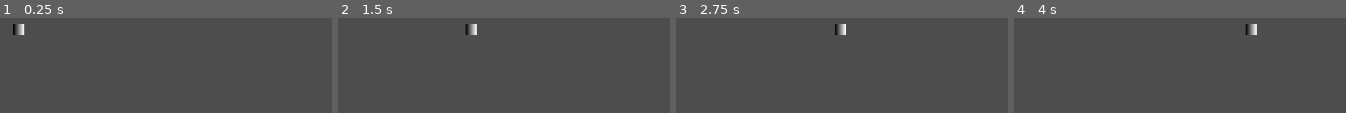
Above: before the commit, frames 1-4 (left to right).
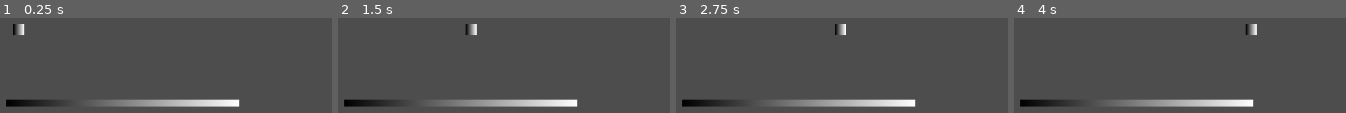
Above: after the commit, the same moments.

Repository: ajogerio/monkey-game
Game: Godot game, scene res://Scenes/player_scene.tscn
Two runs of this game, one before a commit and one after it. Both use one fixed random seed, a clock stepped at 60 frames per second and the inputs below. The project has no main scene, so this scene is started directly.
Inputs:
- Up to frame 1 (0.25 s): no input
- Up to frame 2 (1.5 s): tap Enter at 0.5 s; hold D (move_right) 0.53-1.28 s; hold A (move_left) from 1.28 s (still down)
- Up to frame 3 (2.75 s): release A (move_left) at 2.03 s; hold D (move_right) from 2.03 s (still down)
- Up to frame 4 (4 s): release D (move_right) at 3.53 s; hold A (move_left) from 3.53 s (still down)

The runs differ from the first frame. In frame 1, 4.4% of the frame differs, in the area x 1-73%, y 85-94%; in frame 2, 4.4%; in frame 3, 4.4%; in frame 4, 4.4%.

Commit message:
feat: add floor

Diff:
--- a/Scenes/player_scene.tscn
+++ b/Scenes/player_scene.tscn
@@ -12,6 +12,16 @@
 [sub_resource type="RectangleShape2D" id="RectangleShape2D_3laj3"]
 size = Vector2(16, 16)
 
+[sub_resource type="RectangleShape2D" id="RectangleShape2D_80rkq"]
+size = Vector2(336, 10)
+
+[sub_resource type="Gradient" id="Gradient_08b6x"]
+
+[sub_resource type="GradientTexture2D" id="GradientTexture2D_k6lgg"]
+gradient = SubResource("Gradient_08b6x")
+width = 336
+height = 10
+
 [node name="Player Scene" type="Node2D"]
 position = Vector2(27, 37)
 
@@ -23,3 +33,13 @@
 
 [node name="CollisionShape2D" type="CollisionShape2D" parent="Player"]
 shape = SubResource("RectangleShape2D_3laj3")
+
+[node name="Floor" type="StaticBody2D" parent="."]
+
+[node name="CollisionShape2D" type="CollisionShape2D" parent="Floor"]
+position = Vector2(151, 105.5)
+shape = SubResource("RectangleShape2D_80rkq")
+
+[node name="Sprite2D" type="Sprite2D" parent="Floor"]
+position = Vector2(150, 106)
+texture = SubResource("GradientTexture2D_k6lgg")
Not shown: 1 places in Scenes/player_scene.tscn that only renumber resources
